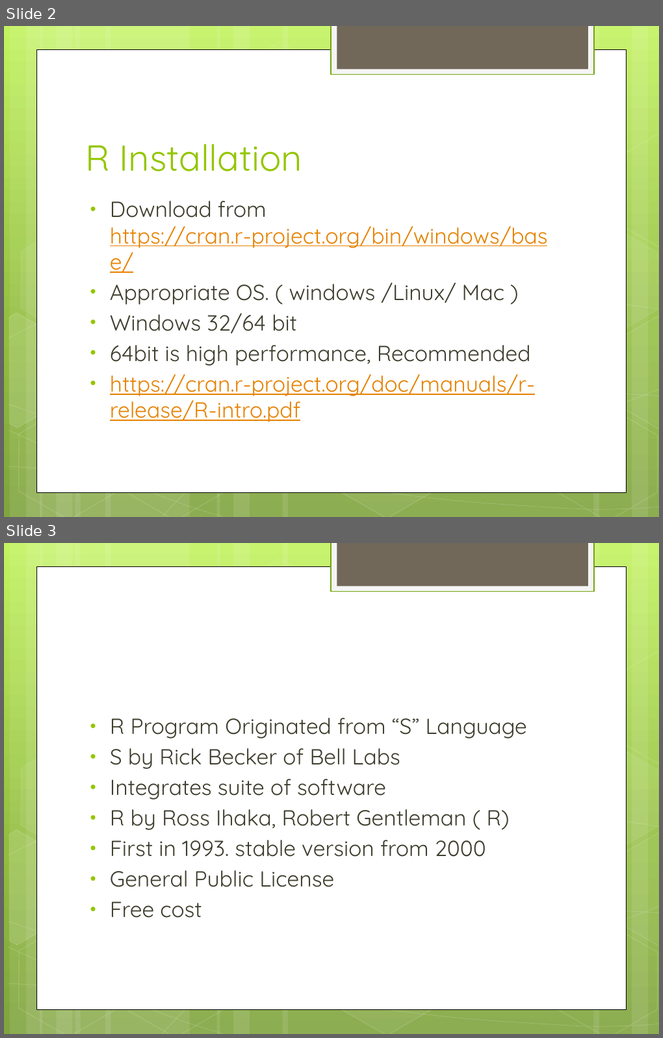
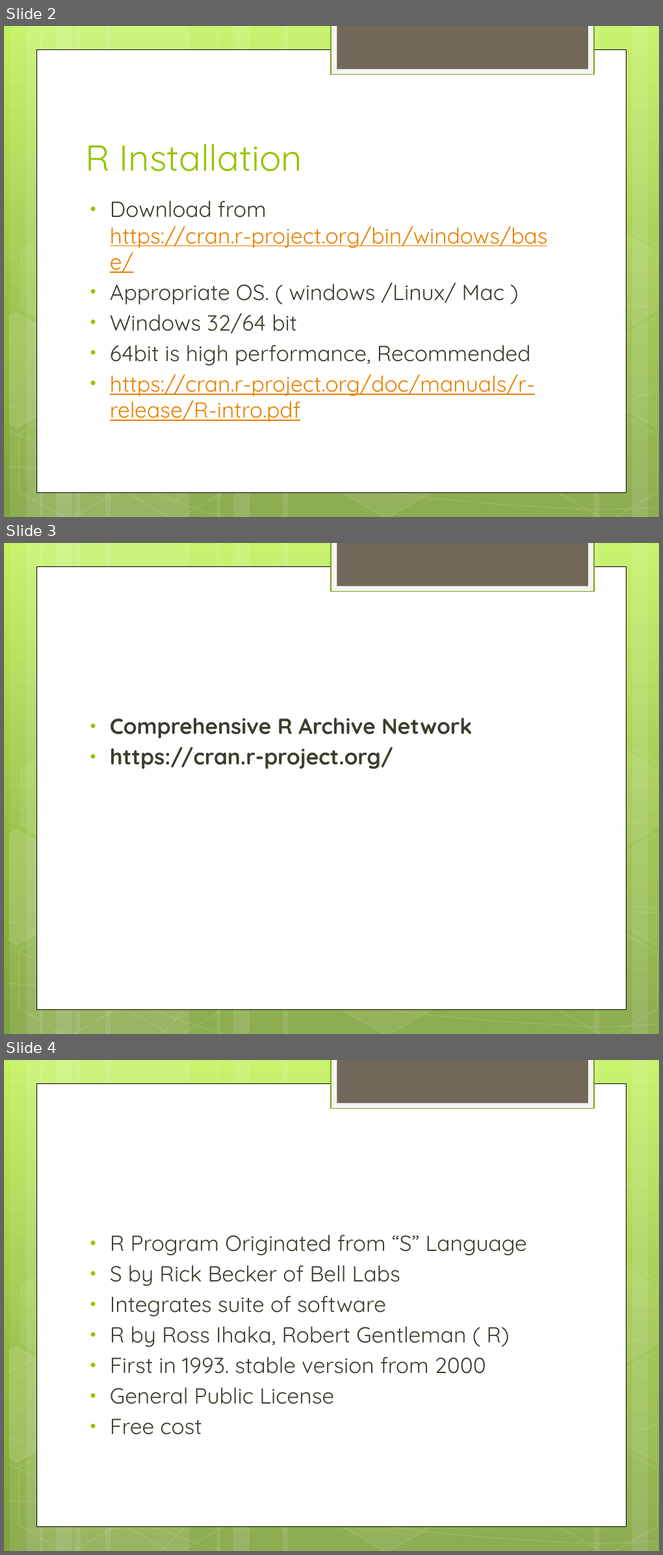
Before and after one commit to gpavankumar1974/Rnotes, a slide deck: RBasics/R Intro 2.pptx. Shown one above the other, each under a label of ours: slides 2 and 3 before the commit, slides 2, 3 and 4 after it. The pictures are 663x1038 and 663x1555 pixels, drawn with LibreOffice and Linux fonts; fonts in the diff are those of the drawing. Boxes give left, top, right and bottom in pixels: in the first picture for what was removed or moved away, otherwise in the second. Text is boxed around its words. In the diff, an @@ line names an element or a change of style, - is before the commit and + after.

Commit message:
aasw zca

```diff
--- a/RBasics/R Intro 2.pptx
+++ b/RBasics/R Intro 2.pptx
@@ slide 3 added at (4,543,659,1034), background gradient #C3F35F to #93BF3F to #81A53E; not listed: 31 template elements that a slide beside it also shows @@
@@ text added at (110,718,472,769), 24 pt, text #3E3D2D, bold @@
+• Comprehensive R Archive Network
+• https://cran.r-project.org/
@@ what was slide 3 is now slide 4 @@
```
